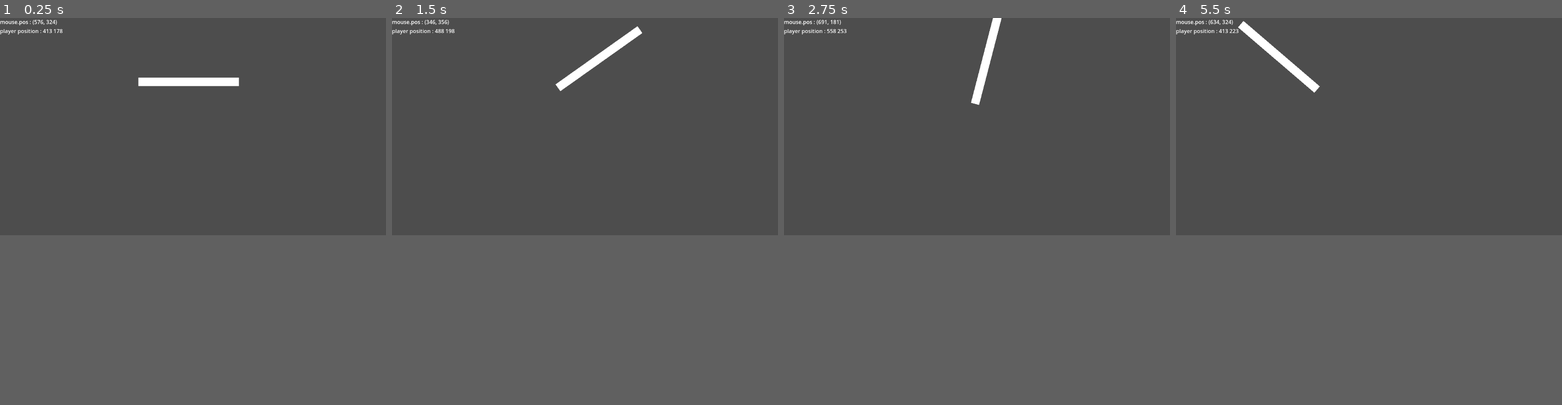
Above: before the commit, frames 1-4 (left to right).
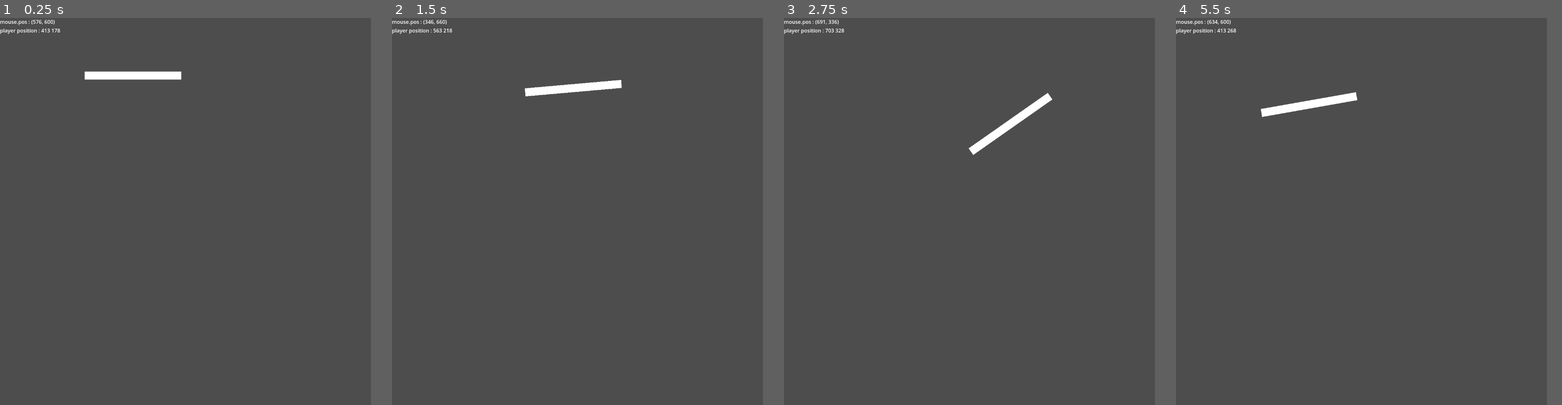
Above: after the commit, the same moments.

Repository: Nockiest/organization-game
Game: Godot game, scene res://scenes/gameLoop/gameLoop.tscn
Same seed, same stepped clock (60 frames per second), same inputs: the game is played once before the commit and once after it.
Inputs (mouse positions are in pixels of both pictures, inside the frame that each line leads up to):
- Up to frame 1 (0.25 s): no input
- Up to frame 2 (1.5 s): tap Enter at 0.5 s; move the mouse to (669, 114) at 0.52 s; hold D (move_right) 0.53-1.28 s; hold Q (rotate_clockwise) 0.53-1.28 s; tap E (rotate_counterclockwise) at 0.8, 1.35 s; move the mouse to (507, 137) at 1.27 s; hold S (move_down) from 1.28 s (still down)
- Up to frame 3 (2.75 s): tap Q (rotate_clockwise) at 1.55 s; move the mouse to (1015, 79) at 2.02 s; release S (move_down) at 2.03 s; hold D (move_right) from 2.03 s (still down); hold Q (rotate_clockwise) from 2.03 s (still down); tap E (rotate_counterclockwise) at 2.3 s
- Up to frame 4 (5.5 s): move the mouse to (1349, 168) at 2.77 s; release D (move_right) at 2.78 s; release Q (rotate_clockwise) at 2.78 s; hold W (move_up) 2.78-3.53 s; tap E (rotate_counterclockwise) at 2.85, 3.8, 4.35, 5.3 s; tap Q (rotate_clockwise) at 3.05, 4.55 s; move the mouse to (1484, 157) at 3.52 s; hold Q (rotate_clockwise) 3.53-4.28 s; hold Left (move_left) 3.53-5.03 s; move the mouse to (1253, 95) at 4.27 s; move the mouse to (1388, 126) at 5.02 s; hold S (move_down) from 5.03 s (still down); hold Q (rotate_clockwise) from 5.03 s (still down)
The window is 799x449 before the commit and 768x800 after it. Grey fills any space a smaller window leaves; there, only what the larger window draws over its background counts as a difference.

The runs differ from the first frame. In frame 1, 1.3% of the frame differs, in the area x 0-62%, y 0-18%; in frame 2, 1.3%; in frame 3, 1.3%; in frame 4, 1.3%, in the area x 0-48%, y 0-26%.

Commit message:
solved movement

Diff:
--- a/entities/player/player.tscn
+++ b/entities/player/player.tscn
@@ -10,14 +10,26 @@
 script = ExtResource("1_r5osj")
 
 [node name="CollisionShape2D" type="CollisionShape2D" parent="."]
-position = Vector2(150, 12.5)
 shape = SubResource("RectangleShape2D_574w7")
 
 [node name="ColorRect" type="ColorRect" parent="."]
-offset_right = 300.0
-offset_bottom = 25.0
+anchors_preset = 8
+anchor_left = 0.5
+anchor_top = 0.5
+anchor_right = 0.5
+anchor_bottom = 0.5
+offset_left = -150.0
+offset_top = -12.5
+offset_right = 150.0
+offset_bottom = 12.5
+grow_horizontal = 2
+grow_vertical = 2
+size_flags_horizontal = 4
+size_flags_vertical = 4
 
 [node name="MkeyMovement" parent="." node_paths=PackedStringArray("MovedObject") groups=["entities", "players"] instance=ExtResource("2_r1p7u")]
 MovedObject = NodePath("..")
+speed = 200.0
+rotation_speed = 300.0
 
 [node name="Marker2D" type="Marker2D" parent="."]
--- a/project.godot
+++ b/project.godot
@@ -14,6 +14,14 @@
 run/main_scene="res://scenes/gameLoop/gameLoop.tscn"
 config/features=PackedStringArray("4.1", "Mobile")
 config/icon="res://icon.svg"
+
+[autoload]
+
+Global="*res://shared/globals/global.gd"
+
+[display]
+
+window/size/viewport_height=1200
 
 [input]
 
--- a/scenes/gameLoop/gameField.gd
+++ b/scenes/gameLoop/gameField.gd
@@ -2,13 +2,13 @@
 
 # Called when the node enters the scene tree for the first time.
 func _ready() -> void:
-	var position = global_position
+	global_position
 	var extents =$CollisionShape2D.shape.extents
 	print("Position:", position)
 	print("Extents:", extents)
 	print('x', [global_position,Vector2(extents.x*2, extents.y*2) ])
 	$Objects/player.allowed_movement[0] =  global_position
-	$Objects/player.allowed_movement[1] =  Vector2(extents.x*2, extents.y*2)
+	$Objects/player.allowed_movement[1] = global_position + Vector2(extents.x*2, extents.y*2)
 
 # Called every frame. 'delta' is the elapsed time since the previous frame.
 func _process(delta: float) -> void:
--- a/scenes/gameLoop/gameLoop.gd
+++ b/scenes/gameLoop/gameLoop.gd
@@ -7,12 +7,3 @@
 
 func _ready() -> void:
 	$Mdebug.track_value('player position',trackPlayerPos  )
-
-func _on_game_field_area_entered(area: Area2D) -> void:
-	print('area entered')
-	for movement in get_tree().get_nodes_in_group('keyMovement'):
-		movement.abort_movement()
-
-
-func _on_game_field_area_exited(area: Area2D) -> void:
-	print('area exited')
--- a/scenes/gameLoop/gameLoop.tscn
+++ b/scenes/gameLoop/gameLoop.tscn
@@ -6,7 +6,7 @@
 [ext_resource type="PackedScene" uid="uid://bv86bhlhtfqvf" path="res://shared/modules/Mdebug/Mdebug.tscn" id="2_rxvj2"]
 
 [sub_resource type="RectangleShape2D" id="RectangleShape2D_wecsy"]
-size = Vector2(658, 646)
+size = Vector2(754, 1197)
 
 [node name="gameLoop" type="Node2D"]
 script = ExtResource("1_il73n")
@@ -16,7 +16,7 @@
 script = ExtResource("2_mf3po")
 
 [node name="CollisionShape2D" type="CollisionShape2D" parent="gameField"]
-position = Vector2(330, 323)
+position = Vector2(378, 598.5)
 shape = SubResource("RectangleShape2D_wecsy")
 
 [node name="Objects" type="Node" parent="gameField"]
@@ -25,6 +25,3 @@
 position = Vector2(413, 178)
 
 [node name="Mdebug" parent="." instance=ExtResource("2_rxvj2")]
-
-[connection signal="area_entered" from="gameField" to="." method="_on_game_field_area_entered"]
-[connection signal="area_exited" from="gameField" to="." method="_on_game_field_area_exited"]
--- /dev/null
+++ b/shared/globals/global.gd
@@ -0,0 +1,5 @@
+extends Node
+
+
+var gameColors = [Color('red'), Color('blue'), Color('green')]
+var gameShapes = ['rectangle', 'triangle', 'circle']
--- a/shared/modules/MkeyMovement/MkeyMovement.gd
+++ b/shared/modules/MkeyMovement/MkeyMovement.gd
@@ -32,19 +32,12 @@
 #	print(clamp(boundaries[0][0], new_position.x, boundaries[1][0]),clamp(boundaries[0][1], new_position.y, boundaries[1][1]))
 	MovedObject.position  = Vector2(clamp(boundaries[0][0], new_position.x, boundaries[1][0]),clamp(boundaries[0][1], new_position.y, boundaries[1][1]))
 
+	if Input.is_action_pressed("rotate_clockwise"):
+		MovedObject.rotation_degrees -= rotation_speed * delta
+	if Input.is_action_pressed("rotate_counterclockwise"):
+		MovedObject.rotation_degrees += rotation_speed * delta
 	prev_position = MovedObject.position
-	# Check if the new position exceeds the boundaries using collision detection
-#	var collision = MovedObject.move_and_collide(motion)
-#	if collision:
-#		# If there is a collision, adjust the motion accordingly
-#		var collision_normal = collision.normal
-#		motion = motion.slide(collision_normal)
-
-	# Rotate the parent node around its center based on button presses
-	if Input.is_action_pressed("rotate_clockwise"):
-		MovedObject.rotate(-rotation_speed * delta)
-	if Input.is_action_pressed("rotate_counterclockwise"):
-		MovedObject.rotate(rotation_speed * delta)
-
-func abort_movement():
-	MovedObject.position = prev_position
+#	if Input.is_action_pressed("rotate_clockwise"):
+#		MovedObject.rotate(-rotation_speed * delta)
+#	if Input.is_action_pressed("rotate_counterclockwise"):
+#		MovedObject.rotate(rotation_speed * delta)
